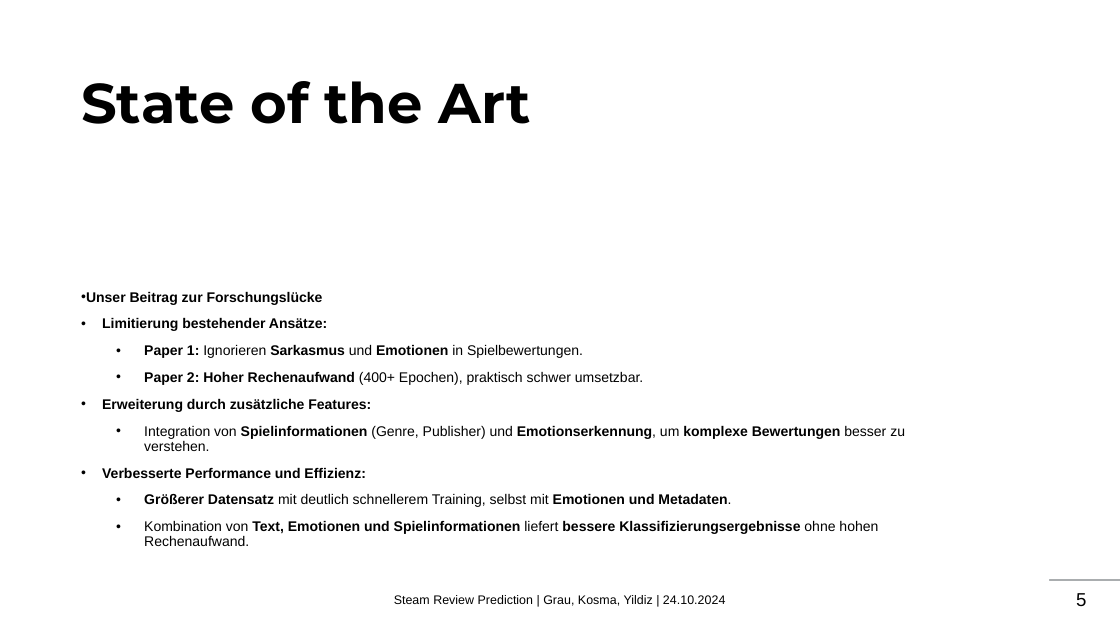
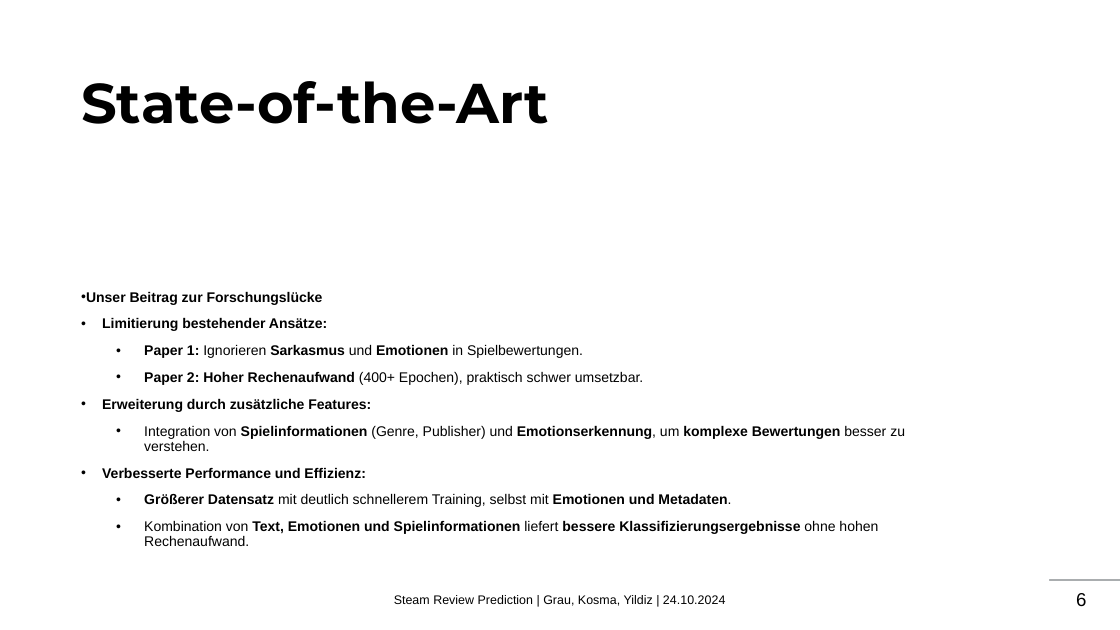
Before and after one commit to mikoyldz/steamrep, a slide deck: slide 6 of Steam Review Predictions.pptx (slide 5 before the commit). Drawn at 1120x630 pixels with LibreOffice and Linux fonts; fonts in the diff are those of the drawing; background and template pictures are left out. Boxes give left, top, right and bottom in pixels: in the first picture for what was removed or moved away, otherwise in the second. Text is boxed around its words. In the diff, an @@ line names an element or a change of style, - is before the commit and + after.

```diff
--- a/Steam Review Predictions.pptx
+++ b/Steam Review Predictions.pptx
@@ title at <box>81,81,548,124</box>: text changed @@
-State of the Art
+State-of-the-Art
@@ page number at <box>1076,593,1086,607</box>: text changed @@
-5
+6
```
Also in this commit, not shown: 4 other slides changed, 2 slides added, 1 other file.
